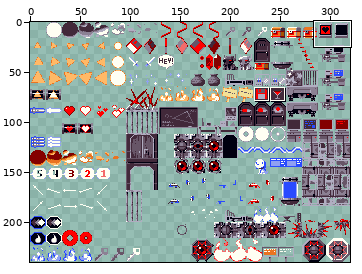
A sprite sheet gets an edit: game_english/data/Npc/NpcSym.png. The picture above shows the old version from afar; the outline marks the close-up.
Close-up. The starting point:
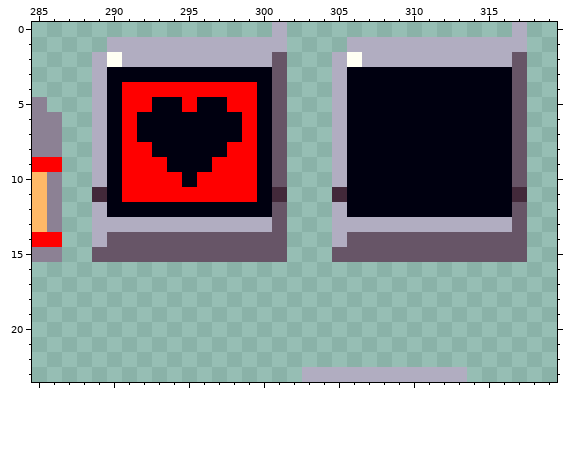
The file is 320x240 pixels. Shown: x 285..319, y 0..23.
After:
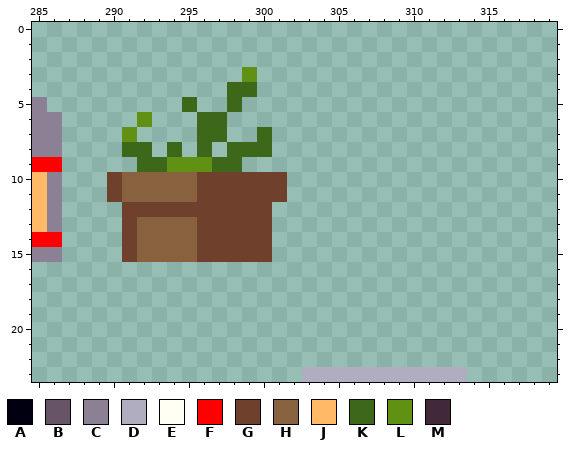
Palette (. is transparent): A #000010  B #675567  C #8c8194  D #b1adc1  E #fffff3  F #ff0000  G #6f412d  H #88623e  J #ffb967  K #3d681a  L #609112  M #42293a
Diff:
@@ x 285..319 @@
- 0 ................D...............D..
- 1 .....DDDDDDDDDDDD....DDDDDDDDDDDD..
- 2 ....DEDDDDDDDDDDB...DEDDDDDDDDDDB..
- 3 ....DAAAAAAAAAAAB...DAAAAAAAAAAAB..
- 4 ....DAFFFFFFFFFAB...DAAAAAAAAAAAB..
- 5 C...DAFFAAFAAFFAB...DAAAAAAAAAAAB..
- 6 CC..DAFAAAAAAAFAB...DAAAAAAAAAAAB..
- 7 CC..DAFAAAAAAAFAB...DAAAAAAAAAAAB..
- 8 CC..DAFFAAAAAFFAB...DAAAAAAAAAAAB..
- 9 FF..DAFFFAAAFFFAB...DAAAAAAAAAAAB..
-10 JC..DAFFFFAFFFFAB...DAAAAAAAAAAAB..
-11 JC..MAFFFFFFFFFAM...MAAAAAAAAAAAM..
-12 JC..DAAAAAAAAAAAB...DAAAAAAAAAAAB..
-13 JC..DDDDDDDDDDDDB...DDDDDDDDDDDDB..
-14 FF..DBBBBBBBBBBBB...DBBBBBBBBBBBB..
-15 CC..BBBBBBBBBBBBB...BBBBBBBBBBBBB..
+ 0 ...................................
+ 1 ...................................
+ 2 ...................................
+ 3 ..............L....................
+ 4 .............KK....................
+ 5 C.........K..K.....................
+ 6 CC.....L...KK......................
+ 7 CC....L....KK..K...................
+ 8 CC....KK.K.K.KKK...................
+ 9 FF.....KKLLLKK.....................
+10 JC...GHHHHHGGGGGG..................
+11 JC...GHHHHHGGGGGG..................
+12 JC....GGGGGGGGGG...................
+13 JC....GHHHHGGGGG...................
+14 FF....GHHHHGGGGG...................
+15 CC....GHHHHGGGGG...................
 16 ...................................
